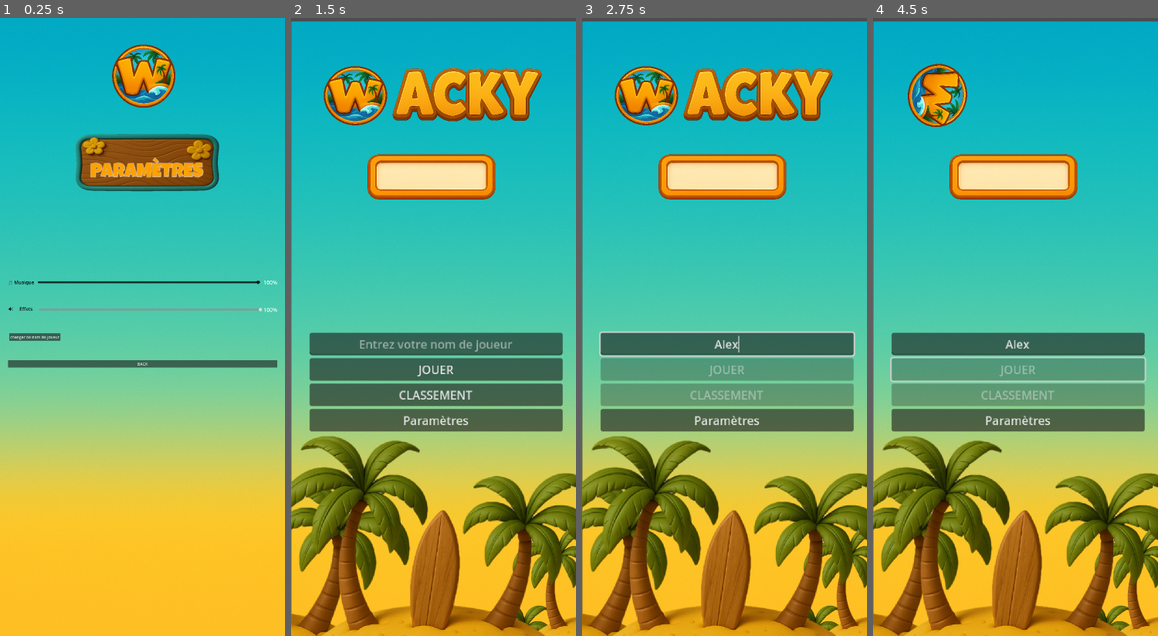
Above: before the commit, frames 1-4 (left to right).
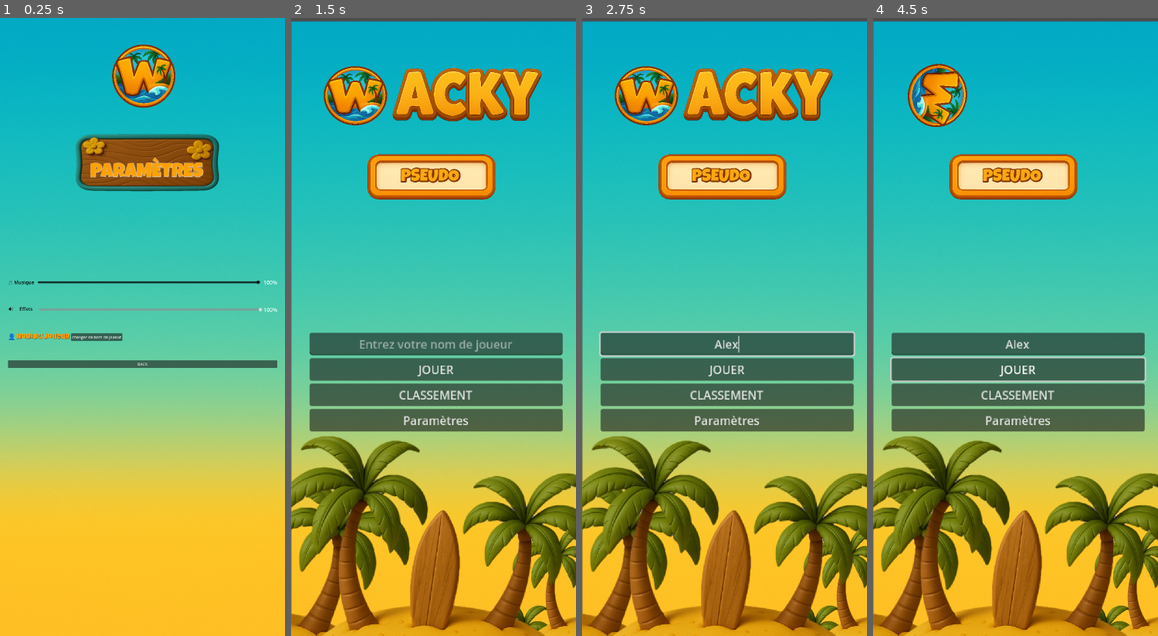
Above: after the commit, the same moments.

Repository: MSJ2025/WackyMonkey
Game: Godot game, scene res://scenes/settings.tscn
Same seed, same stepped clock (60 frames per second), same inputs: the game is played once before the commit and once after it. This scene is started directly instead of the project's main scene. Sound files missing from this copy of the repository are replaced by a short silence.
Inputs (mouse positions are in pixels of both pictures, inside the frame that each line leads up to):
- Up to frame 1 (0.25 s): no input
- Up to frame 2 (1.5 s): click "changer de nom de joueur" at 0.5 s; click "BACK" at 1.25 s
- Up to frame 3 (2.75 s): click (727, 345) at 2.02 s; type "Alex" at 2.1 s
- Up to frame 4 (4.5 s): click (1018, 370) at 2.75 s, where only the run after the commit has a clickable "JOUER"; click (1018, 370) at 3.5 s, where only the run after the commit has a clickable "JOUER"; move the mouse to (1078, 296) at 4.27 s; hold Right (ui_right) from 4.28 s (still down); click (1078, 296) at 4.42 s

The runs differ from the first frame. In frame 1, 0.6% of the frame differs, in the area x 2-98%, y 51-57%; in frame 2, 0.5%; in frame 3, 6.9%, in the area x 6-96%, y 24-63%; in frame 4, 6.8%.
Error after the commit: Parse Error: Too few arguments for "load()" call. Expected at least 1 but received 0. (res://scripts/managers/ScoreManager.gd:7)

Commit message:
Fix settings and score display

Diff:
--- a/scripts/game_over_layer.gd
+++ b/scripts/game_over_layer.gd
@@ -33,8 +33,8 @@
         label_score.text = "Score : %d" % displayed_score
     else:
         set_process(false)
-        # Afficher le meilleur score
-        var best = final_score # ou lire le local record si tu veux
+        # Afficher le meilleur score enregistré localement
+        var best = ScoreManager.get_best_score()
         label_best_score.text = "🏆 Record : %d" % best
 
         # ACTIVER LES BOUTONS ici si besoin
--- a/scripts/managers/ScoreManager.gd
+++ b/scripts/managers/ScoreManager.gd
@@ -2,6 +2,9 @@
 extends Node
 
 var leaderboard : Array = []
+
+func _ready() -> void:
+    load()
 
 func load_pseudo() -> String:
     var config = ConfigFile.new()
--- a/scripts/settings.gd
+++ b/scripts/settings.gd
@@ -31,8 +31,8 @@
 func load_settings():
     var config = ConfigFile.new()
     if config.load(settings_file) == OK:
-        slider_music.value = float(config.get_value("audio", "volume_music", 1.0))
-        slider_sfx.value   = float(config.get_value("audio", "volume_sfx", 1.0))
+        slider_music.value = float(config.get_value("audio", "music_volume", 1.0))
+        slider_sfx.value   = float(config.get_value("audio", "sfx_volume", 1.0))
         check_vibro.button_pressed = bool(config.get_value("vibration", "enabled", true))
         var lang = str(config.get_value("ui", "language", "Français"))
         option_lang.selected = max(available_languages.find(lang), 0)
@@ -44,8 +44,8 @@
 
 func save_settings():
     var config = ConfigFile.new()
-    config.set_value("audio", "volume_music", slider_music.value)
-    config.set_value("audio", "volume_sfx", slider_sfx.value)
+    config.set_value("audio", "music_volume", slider_music.value)
+    config.set_value("audio", "sfx_volume", slider_sfx.value)
     config.set_value("vibration", "enabled", check_vibro.button_pressed)
     config.set_value("ui", "language", available_languages[option_lang.selected])
     config.save(settings_file)
@@ -60,8 +60,8 @@
     label_pseudo.text = pseudo
     hbox_edit_pseudo.visible = false
     # Applique volume audio dès le départ
-    AudioServer.set_bus_volume_db(AudioServer.get_bus_index("Music"), linear_to_db(slider_music.value))
-    AudioServer.set_bus_volume_db(AudioServer.get_bus_index("SFX"), linear_to_db(slider_sfx.value))
+    SettingsManager.set_music_volume(slider_music.value)
+    SettingsManager.set_sfx_volume(slider_sfx.value)
 
 func connect_signals():
     slider_music.value_changed.connect(_on_music_volume_changed)
@@ -74,17 +74,17 @@
     btn_back.pressed.connect(_on_back_pressed)
 
 func _on_music_volume_changed(value):
-    AudioServer.set_bus_volume_db(AudioServer.get_bus_index("Music"), linear_to_db(value))
+    SettingsManager.set_music_volume(value)
     label_music_percent.text = str(round(value * 100)) + "%"
     save_settings()
 
 func _on_sfx_volume_changed(value):
-    AudioServer.set_bus_volume_db(AudioServer.get_bus_index("SFX"), linear_to_db(value))
+    SettingsManager.set_sfx_volume(value)
     label_sfx_percent.text = str(round(value * 100)) + "%"
     save_settings()
 
 func _on_vibro_toggled(pressed):
-    # Appelle ici ton gestionnaire de vibration si tu veux tester
+    SettingsManager.set_vibration(pressed)
     save_settings()
 
 func _on_lang_selected(idx):
